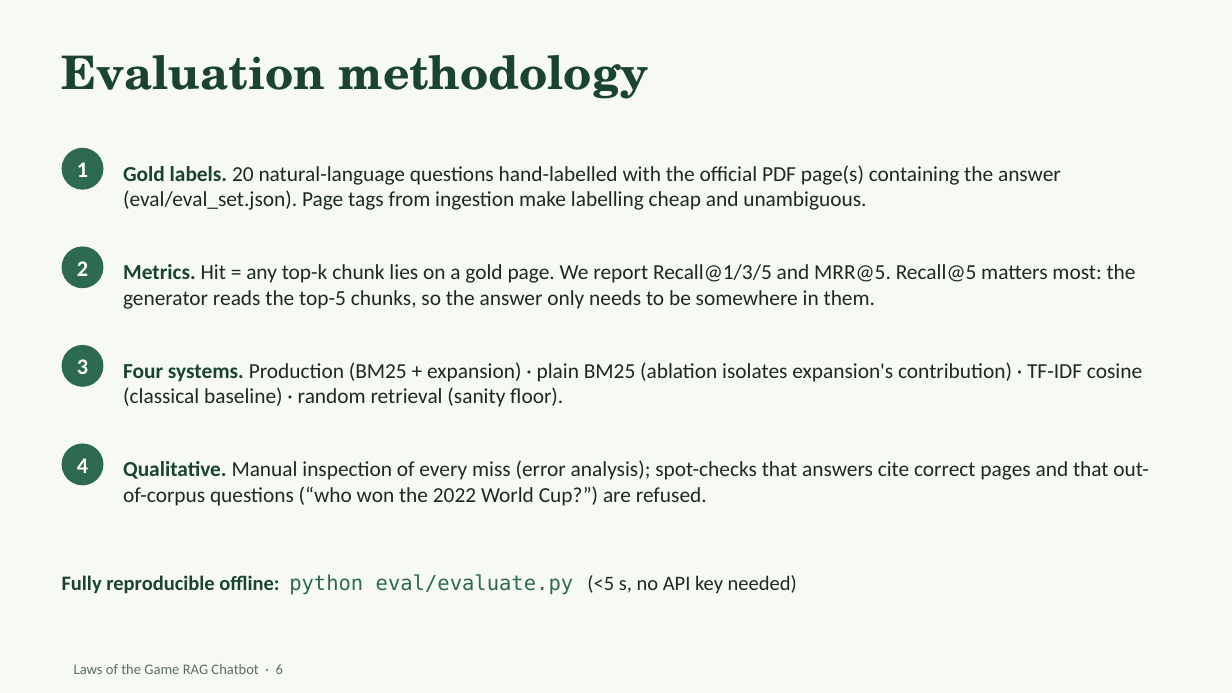
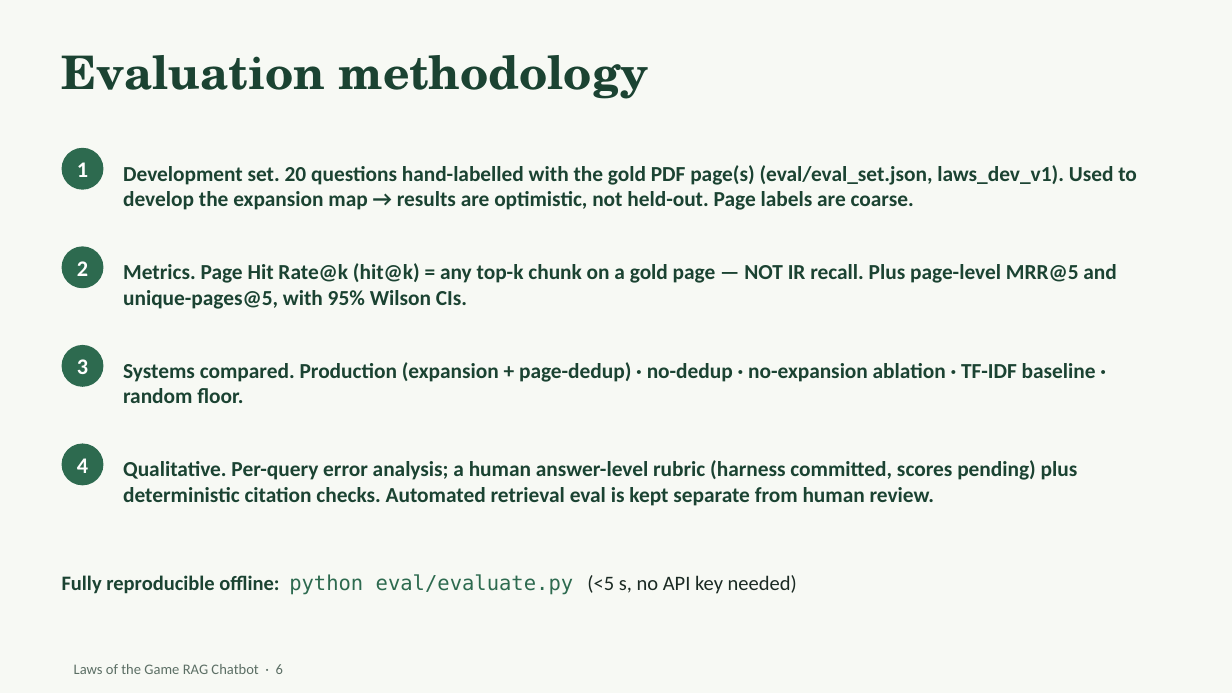
Before and after one commit to harish885/fifa-rag-chatbot, a slide deck: slide 6 of laws_rag_presentation.pptx. Drawn at 1232x693 pixels with LibreOffice and Linux fonts; fonts in the diff are those of the drawing. Boxes give left, top, right and bottom in pixels: in the first picture for what was removed or moved away, otherwise in the second. Text is boxed around its words. In the diff, an @@ line names an element or a change of style, - is before the commit and + after.

Commit message:
Production & academic hardening pass
- rag/ reusable retrieval core (shared by API, eval, notebook, tests)
- fix token-boundary query expansion (keeper/var bug) + history-aware retrieval
- page-diverse retrieval; cleaned sentence-aware ingestion; regenerate chunks
- rename Recall@k -> Page Hit Rate@k; richer results.json; dev-set metadata
- answer-level eval harness + deterministic citation checks; corpus provenance
- API hardening (typed models, status, citation-validated sources, timeouts)
- patch Starlette CVE-2026-48710 (fastapi 0.136.3); split deploy/dev reqs
- 77 tests + CI (pytest, eval regression, notebook, pip-audit)
- rewrite README, notebook, slide deck (correct metrics/claims)

```diff
--- a/laws_rag_presentation.pptx
+++ b/laws_rag_presentation.pptx
@@ text at box(123, 165, 1137, 210): text changed; text colour #1B2A23 to #1B4332; bold on @@
-Gold labels. 20 natural-language questions hand-labelled with the official PDF page(s) containing the answer (eval/eval_set.json). Page tags from ingestion make labelling cheap and unambiguous.
+Development set. 20 questions hand-labelled with the gold PDF page(s) (eval/eval_set.json, laws_dev_v1). Used to develop the expansion map → results are optimistic, not held-out. Page labels are coarse.
@@ text at box(123, 263, 1116, 309): text changed; text colour #1B2A23 to #1B4332; bold on @@
-Metrics. Hit = any top-k chunk lies on a gold page. We report Recall@1/3/5 and MRR@5. Recall@5 matters most: the generator reads the top-5 chunks, so the answer only needs to be somewhere in them.
+Metrics. Page Hit Rate@k (hit@k) = any top-k chunk on a gold page — NOT IR recall. Plus page-level MRR@5 and unique-pages@5, with 95% Wilson CIs.
@@ text at box(123, 362, 1096, 403): text changed; text colour #1B2A23 to #1B4332; bold on @@
-Four systems. Production (BM25 + expansion) · plain BM25 (ablation isolates expansion's contribution) · TF-IDF cosine (classical baseline) · random retrieval (sanity floor).
+Systems compared. Production (expansion + page-dedup) · no-dedup · no-expansion ablation · TF-IDF baseline · random floor.
@@ text at box(123, 460, 1078, 506): text changed; text colour #1B2A23 to #1B4332; bold on @@
-Qualitative. Manual inspection of every miss (error analysis); spot-checks that answers cite correct pages and that out-of-corpus questions (“who won the 2022 World Cup?”) are refused.
+Qualitative. Per-query error analysis; a human answer-level rubric (harness committed, scores pending) plus deterministic citation checks. Automated retrieval eval is kept separate from human review.
```
Also in this commit, not shown: 9 other slides changed, 2 slides added, 44 other files.
